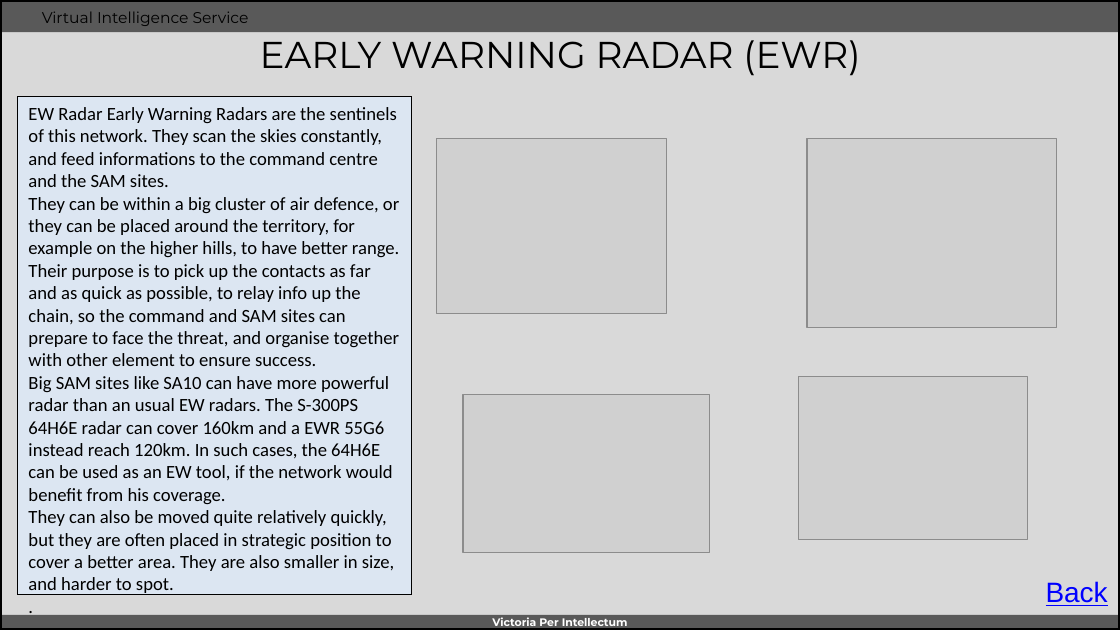
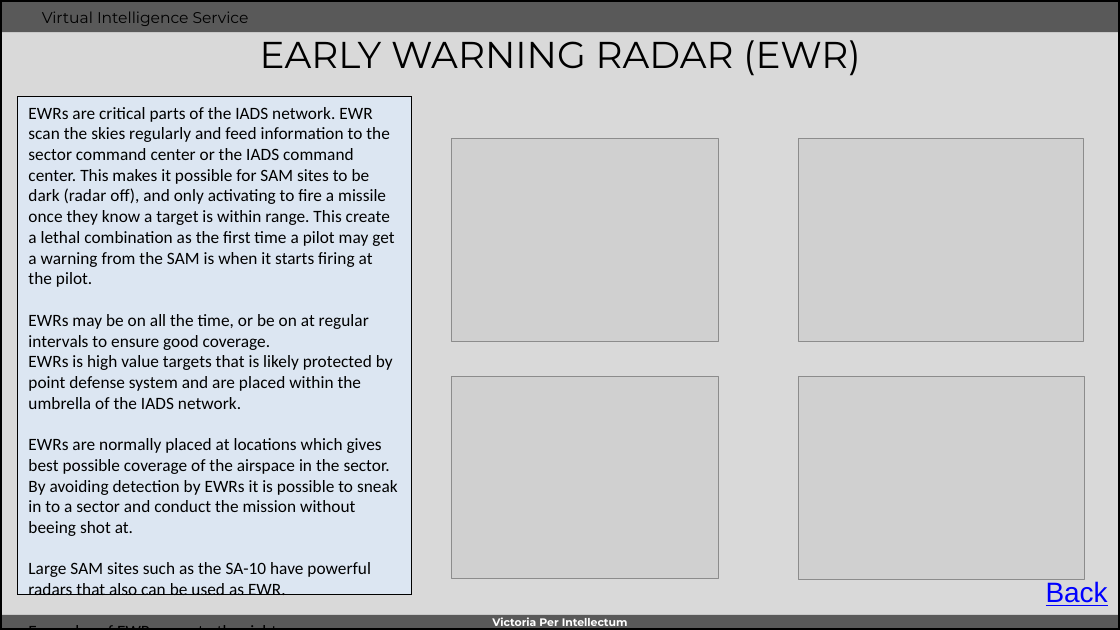
Before and after one commit to 132nd-vWing/VIS, a slide deck: slide 6 of OPAR/INTREP VIS OPAR-002 - Syrian IADS.pptx (slide 7 before the commit). Drawn at 1120x630 pixels with LibreOffice and Linux fonts; fonts in the diff are those of the drawing; grey boxes stand for pictures; background and template pictures are left out. Boxes give left, top, right and bottom in pixels: in the first picture for what was removed or moved away, otherwise in the second. Text is boxed around its words. In the diff, an @@ line names an element or a change of style, - is before the commit and + after.

```diff
--- a/OPAR/INTREP VIS OPAR-002 - Syrian IADS.pptx
+++ b/OPAR/INTREP VIS OPAR-002 - Syrian IADS.pptx
@@ text in rectangle at (x1=28, y1=107, x2=398, y2=595): text changed; size 12 to 11.1 pt @@
-EW Radar Early Warning Radars are the sentinels of this network. They scan the skies constantly, and feed informations to the command centre and the SAM sites.
-They can be within a big cluster of air defence, or they can be placed around the territory, for example on the higher hills, to have better range.
-Their purpose is to pick up the contacts as far and as quick as possible, to relay info up the chain, so the command and SAM sites can prepare to face the threat, and organise together with other element to ensure success.
-Big SAM sites like SA10 can have more powerful radar than an usual EW radars. The S-300PS 64H6E radar can cover 160km and a EWR 55G6 instead reach 120km. In such cases, the 64H6E can be used as an EW tool, if the network would benefit from his coverage.
-They can also be moved quite relatively quickly, but they are often placed in strategic position to cover a better area. They are also smaller in size, and harder to spot.
-.
+EWRs are critical parts of the IADS network. EWR scan the skies regularly and feed information to the sector command center or the IADS command center. This makes it possible for SAM sites to be dark (radar off), and only activating to fire a missile once they know a target is within range. This create a lethal combination as the first time a pilot may get a warning from the SAM is when it starts firing at the pilot.
+EWRs may be on all the time, or be on at regular intervals to ensure good coverage.
+EWRs is high value targets that is likely protected by point defense system and are placed within the umbrella of the IADS network.
+EWRs are normally placed at locations which gives best possible coverage of the airspace in the sector.
+By avoiding detection by EWRs it is possible to sneak in to a sector and conduct the mission without beeing shot at.
+Large SAM sites such as the SA-10 have powerful radars that also can be used as EWR.
+Examples of EWRs seen to the right.
@@ picture resized from (x1=437, y1=139, x2=668, y2=314) to (x1=451, y1=139, x2=718, y2=342) @@
@@ picture resized from (x1=799, y1=376, x2=1028, y2=540) to (x1=799, y1=139, x2=1083, y2=342) @@
@@ picture resized from (x1=806, y1=139, x2=1056, y2=328) to (x1=451, y1=376, x2=719, y2=578) @@
@@ picture resized from (x1=463, y1=394, x2=709, y2=552) to (x1=799, y1=376, x2=1085, y2=579) @@
```
Also in this commit, not shown: 6 other slides changed.
